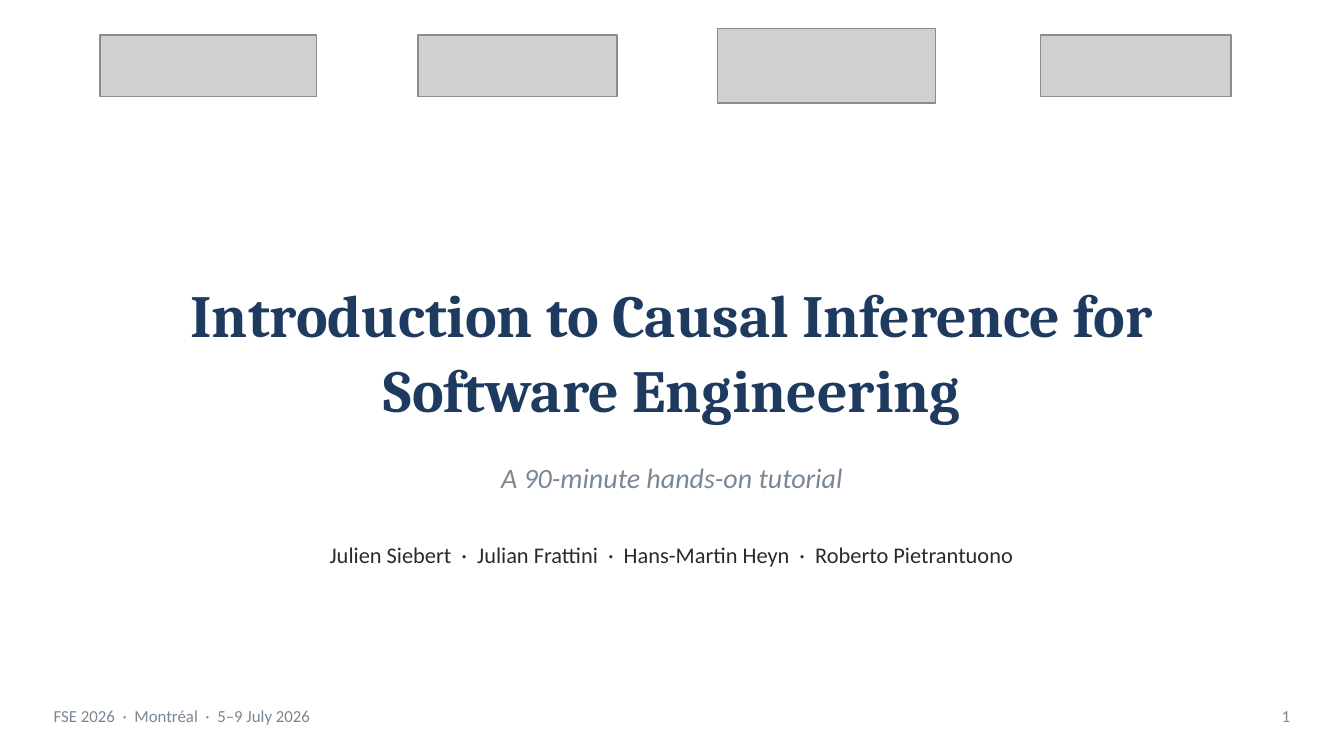
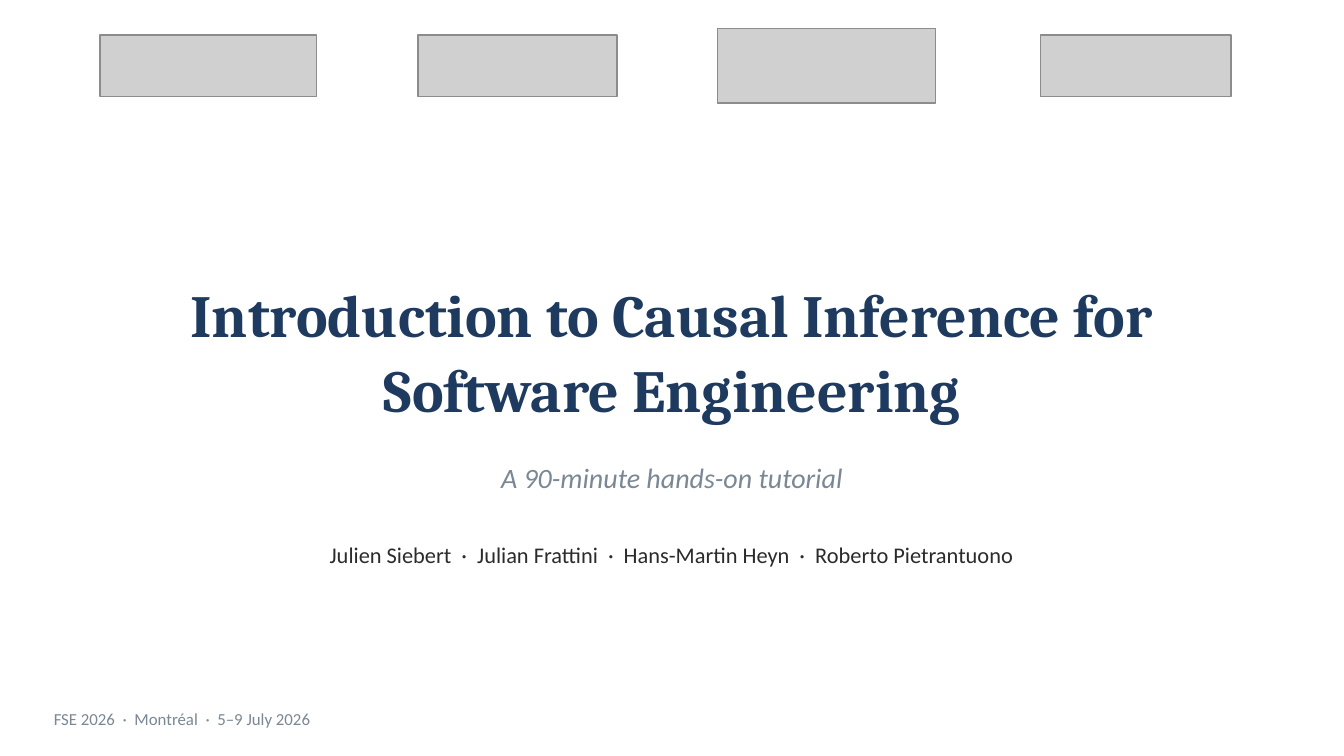
Before and after one commit to martinheyn/CI4SE_Tutorial, a slide deck: slide 1 of slides/template/tutorial_template.pptx. Drawn at 1344x756 pixels with LibreOffice and Linux fonts; fonts in the diff are those of the drawing; grey boxes stand for pictures; background and template pictures are left out. Boxes give left, top, right and bottom in pixels: in the first picture for what was removed or moved away, otherwise in the second. Text is boxed around its words. In the diff, an @@ line names an element or a change of style, - is before the commit and + after.

```diff
--- a/slides/template/tutorial_template.pptx
+++ b/slides/template/tutorial_template.pptx
@@ text removed at (54,710,310,725) @@
-FSE 2026 · Montréal · 5–9 July 2026
@@ text added at (54,713,310,728), 9 pt, text #7A8794 @@
+FSE 2026 · Montréal · 5–9 July 2026
@@ text removed at (1282,711,1291,722) @@
-1
```
Also in this commit, not shown: 1 other slide changed, 1 slide added, 1 slide removed.
